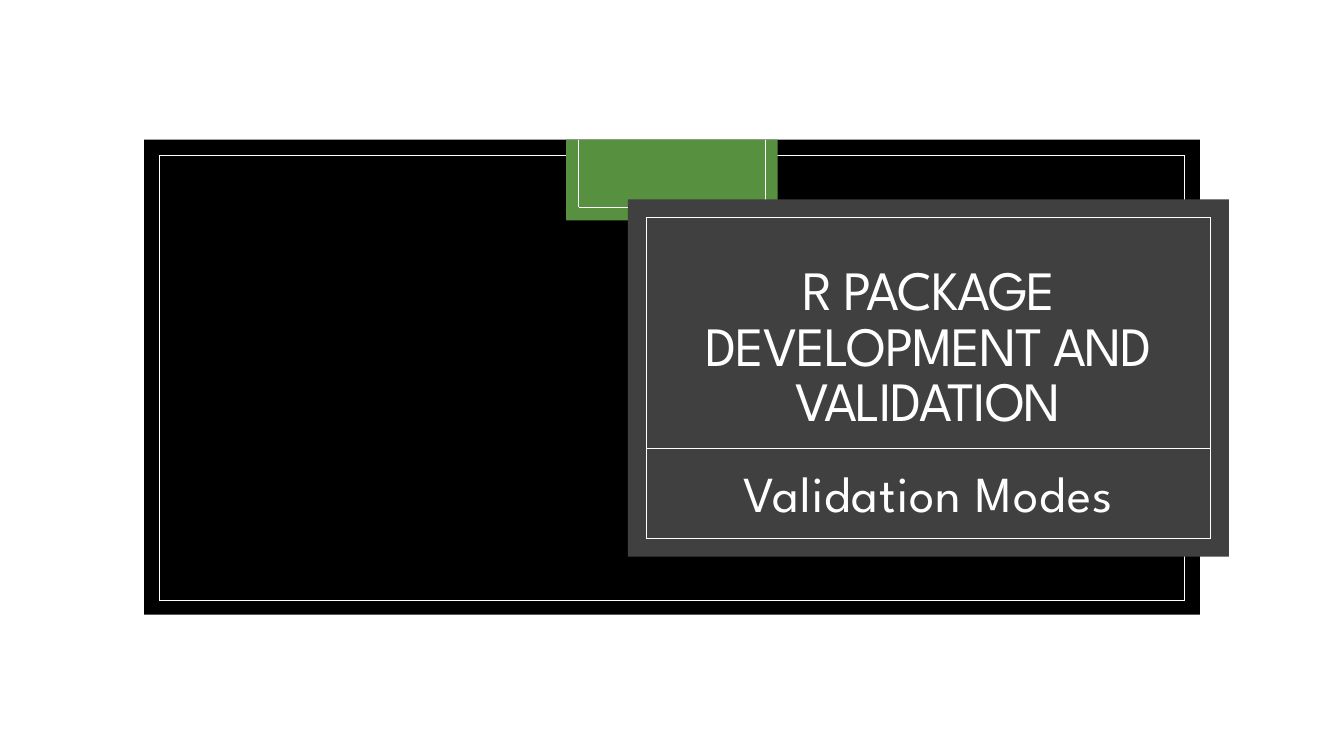
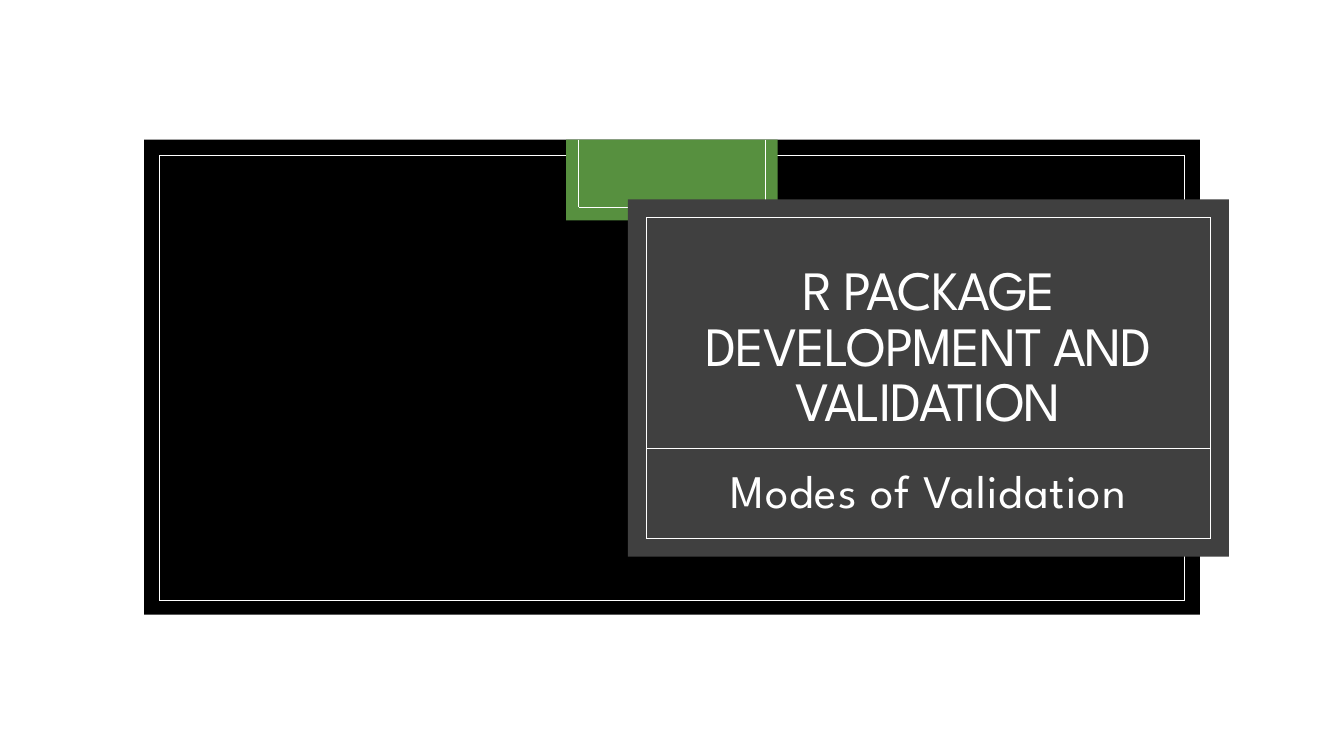
Before and after one commit to FredHutch/R_Package_Validation_Tutorial, a slide deck: slide 1 of Slides/Slides-04-Introduction_to_Valtools/Slides-04-03-Modes_of_Validation/Slides-04-03-Modes_of_Validation.pptx. Drawn at 1344x756 pixels with LibreOffice and Linux fonts; fonts in the diff are those of the drawing; background and template pictures are left out. Boxes give left, top, right and bottom in pixels: in the first picture for what was removed or moved away, otherwise in the second. Text is boxed around its words. In the diff, an @@ line names an element or a change of style, - is before the commit and + after.

```diff
--- a/Slides/Slides-04-Introduction_to_Valtools/Slides-04-03-Modes_of_Validation/Slides-04-03-Modes_of_Validation.pptx
+++ b/Slides/Slides-04-Introduction_to_Valtools/Slides-04-03-Modes_of_Validation/Slides-04-03-Modes_of_Validation.pptx
@@ subtitle at [730, 475, 1125, 509]: text changed; size 36 to 33.3 pt @@
-Validation Modes
+Modes of Validation
```
Also in this commit, not shown: 1 other file.
